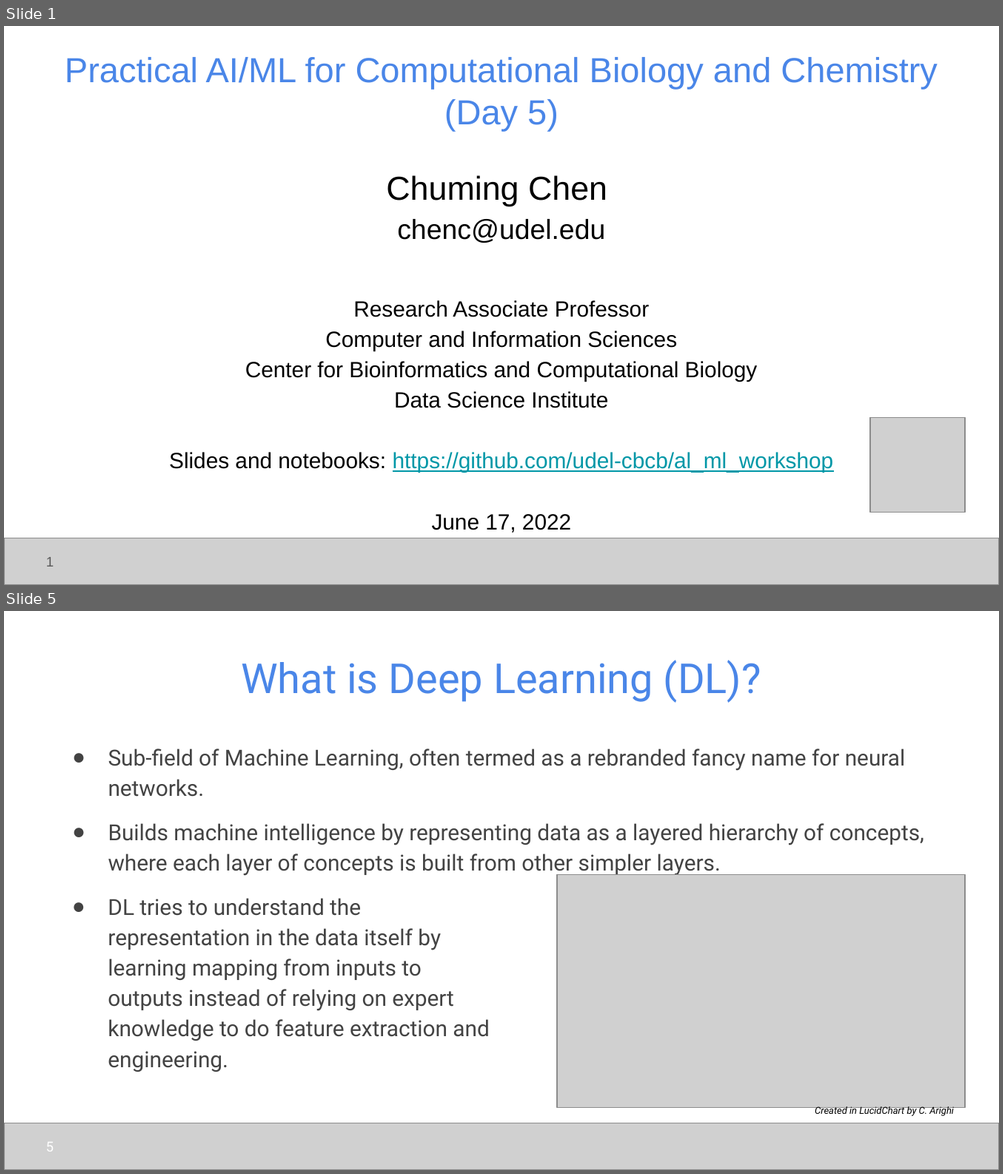
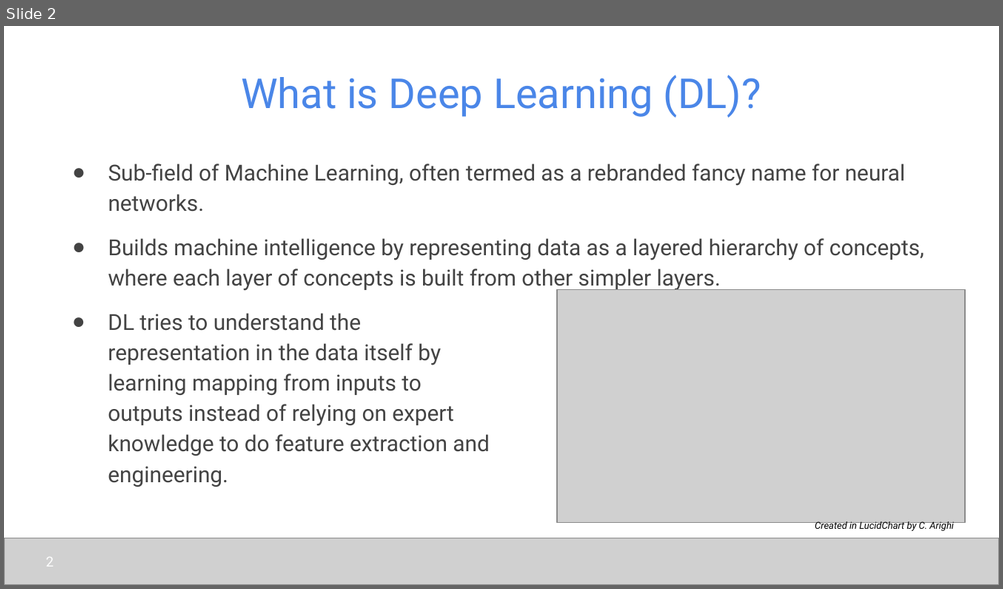
Before and after one commit to udel-cbcb/NIGMS-Sandbox-UD, a slide deck: Submodule_5/Lectures/Submodule_5_Lecture_1_Introduction_to_Deep_Learning.pptx. Shown one above the other, each under a label of ours: slides 1 and 5 before the commit, slide 2 after it; the slides between them are not shown. The pictures are 1003x1174 and 1003x589 pixels, drawn with LibreOffice and Linux fonts; fonts in the diff are those of the drawing; grey boxes stand for pictures. Boxes give left, top, right and bottom in pixels: in the first picture for what was removed or moved away, otherwise in the second. Text is boxed around its words. In the diff, an @@ line names an element or a change of style, - is before the commit and + after.

```diff
--- a/Submodule_5/Lectures/Submodule_5_Lecture_1_Introduction_to_Deep_Learning.pptx
+++ b/Submodule_5/Lectures/Submodule_5_Lecture_1_Introduction_to_Deep_Learning.pptx
@@ slide 1 removed at (4, 26, 999, 585), background #FFFFFF @@
@@ title removed at (65, 57, 937, 131) @@
-Practical AI/ML for Computational Biology and Chemistry
-(Day 5)
@@ text removed at (169, 175, 834, 533) @@
-Chuming Chen
-chenc@udel.edu
-Research Associate Professor
-Computer and Information Sciences
-Center for Bioinformatics and Computational Biology
-Data Science Institute
-Slides and notebooks: https://github.com/udel-cbcb/al_ml_workshop
-June 17, 2022
@@ picture removed at (871, 418, 965, 512) @@
@@ picture removed at (4, 538, 999, 585) @@
@@ page number removed at (46, 557, 54, 567) @@
-1
@@ what was slide 5 is now slide 2 @@
@@ page number at (46, 557, 54, 567): text changed @@
-5
+2
```
Also in this commit, not shown: 1 slide changed, 2 other slides removed, 4 other files.
